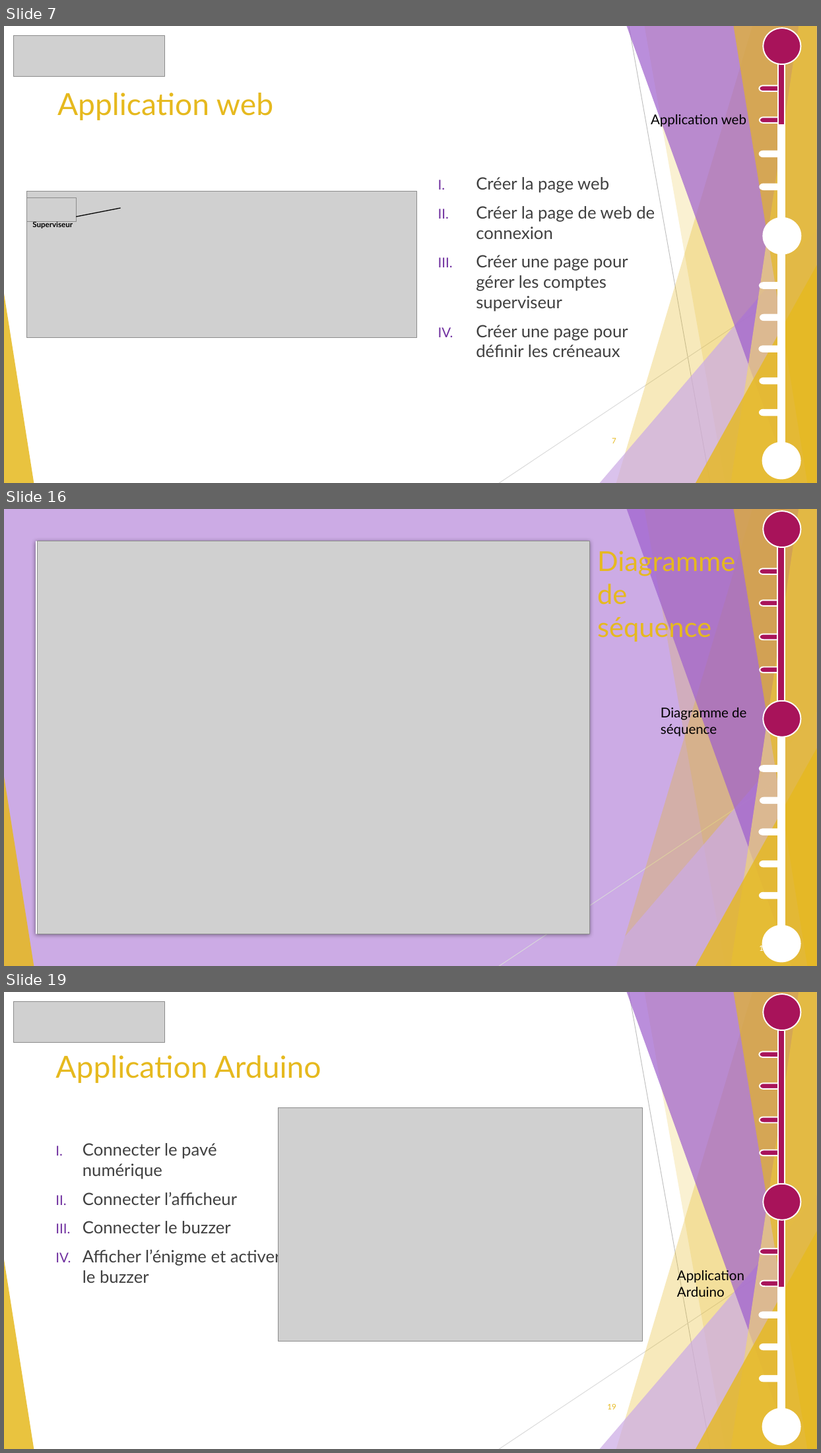
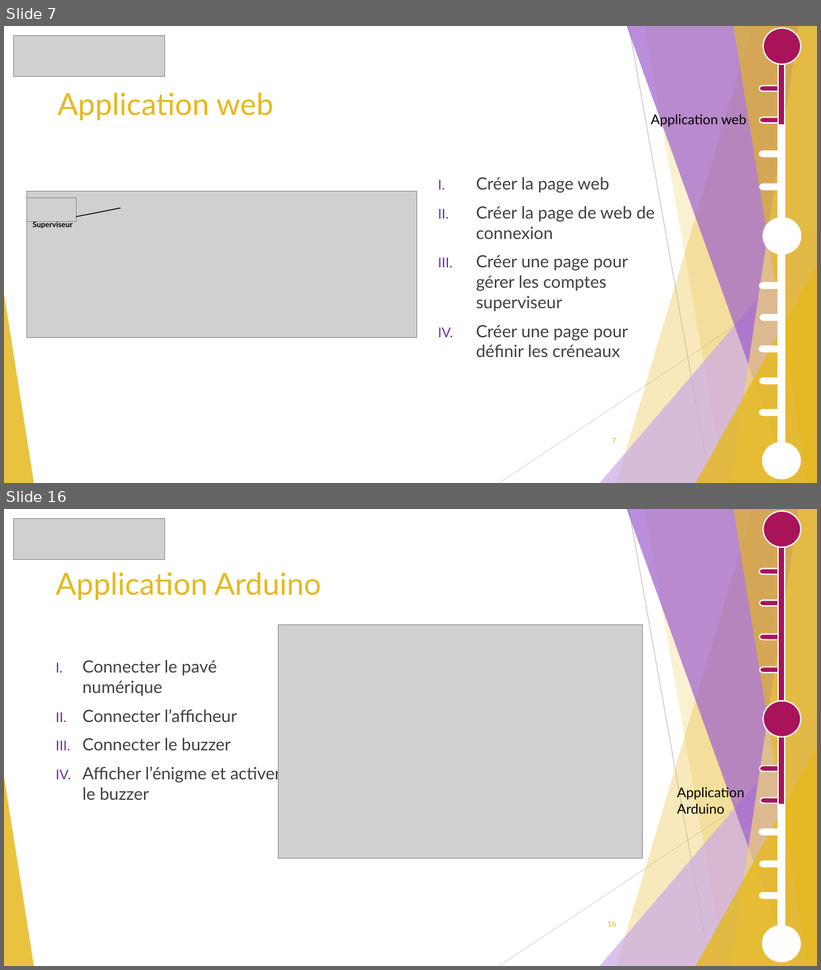
Before and after one commit to GuiguiMvn/Systeme-Escape-Game-Telethon, a slide deck: Cyril/Diapositives/Projet Théléton REVUE 2.pptx. Shown one above the other, each under a label of ours: slides 7, 16 and 19 before the commit, slides 7 and 16 after it; the slides between them are not shown. The pictures are 821x1453 and 821x970 pixels, drawn with LibreOffice and Linux fonts; fonts in the diff are those of the drawing; grey boxes stand for pictures. Boxes give left, top, right and bottom in pixels: in the first picture for what was removed or moved away, otherwise in the second. Text is boxed around its words. In the diff, an @@ line names an element or a change of style, - is before the commit and + after.

Commit message:
Maj diapo et diagramme de séquence

```diff
--- a/Cyril/Diapositives/Projet Théléton REVUE 2.pptx
+++ b/Cyril/Diapositives/Projet Théléton REVUE 2.pptx
@@ slide 16 removed at (4,509,817,966), background #FFFFFF; not listed: 8 template elements that a slide beside it also shows @@
@@ rectangle removed at (4,509,817,966) @@
@@ ellipse removed at (764,511,801,547) @@
@@ rectangle removed at (778,521,785,937) @@
@@ rectangle removed at (36,541,589,935) @@
@@ picture removed at (37,541,590,935) @@
@@ title removed at (597,548,735,643) @@
-Diagramme de séquence
@@ rectangle removed at (778,538,785,727) @@
@@ pill shape removed at (759,569,783,574) @@
@@ rectangle removed at (778,576,785,580) @@
@@ pill shape removed at (760,601,783,606) @@
@@ pill shape removed at (760,634,783,640) @@
@@ pill shape removed at (760,667,783,673) @@
@@ text removed at (661,706,746,737) @@
-Diagramme de séquence
@@ ellipse removed at (764,701,801,737) @@
@@ pill shape removed at (760,766,783,771) @@
@@ group removed at (4,509,817,966): 5 freeform shapes, 3 triangles, 1 line @@
@@ group removed at (4,509,817,966): 5 freeform shapes, 3 triangles, 1 line @@
@@ pill shape removed at (760,798,784,803) @@
@@ pill shape removed at (759,829,783,835) @@
@@ pill shape removed at (760,861,783,867) @@
@@ pill shape removed at (760,893,783,899) @@
@@ ellipse removed at (763,926,801,962) @@
@@ page number removed at (759,945,768,954) @@
-16
@@ what was slide 19 is now slide 16 @@
@@ page number at (607,921,616,927): text changed @@
-19
+16
```
Also in this commit, not shown: 16 slides changed, 2 other slides removed, 3 other files.
